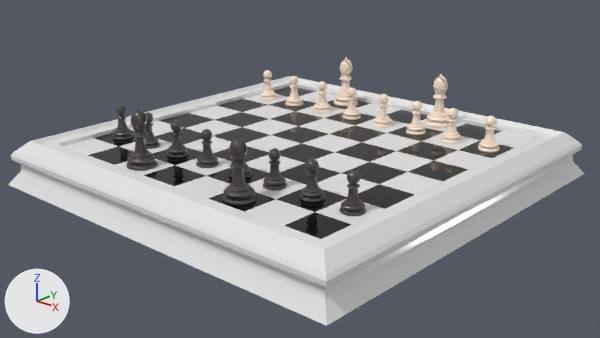
Two versions of the Blender file Chess Set/Models/scene_v003.blend, one commit apart.
Camera for both pictures: the file's camera 'Camera'. Lighting does not change. The marker at lower left points along +X, +Y and +Z.

The scene before the commit, as lines of its bpy script (objects in view):
```python
mat_white_squares = principled_material('White Squares')
mat_white_squares.base_color = (0.8, 0.8, 0.8)  # white #e7e7e7
me_chess_board = bpy.data.meshes.new('Chess Board')
me_chess_board.from_pydata(...)  # 144 vertices, 64 faces; spans x -0.24..0.24, y -0.24..0.24, z 0.0
# faces by material slot: [32, 32]
me_chess_board.materials.append(mat_black_square)  # black #222222
me_chess_board.materials.append(mat_white_squares)  # white #e7e7e7
me_cylinder_002 = bpy.data.meshes.new('Cylinder.002')
me_cylinder_002.from_pydata(...)  # 992 vertices, 978 faces; spans x -0.015..0.015, y -0.015..0.015, z 0.0..0.0479
me_cylinder_002.materials.append(mat_black_pieces)  # black #39342f
me_plane = bpy.data.meshes.new('Plane')
me_plane.from_pydata(...)  # 52 vertices, 50 faces; spans x -0.291..0.291, y -0.291..0.291, z -0.044..0.02
me_plane.materials.append(mat_wood)  # its picture is missing
ob_chess_board = bpy.data.objects.new('Chess Board', me_chess_board)
ob_chess_board.location = (0.0, 0.0, 0.0)
ob_pawn_001 = bpy.data.objects.new('Pawn.001', me_cylinder_002)
ob_pawn_001.parent = ob_black
ob_pawn_001.matrix_parent_inverse = Matrix(((1.0, 0.0, 0.0, 0.0), (0.0, 1.0, 0.0, 0.18), (0.0, 0.0, 1.0, 0.0), (0.0, 0.0, 0.0, 1.0)))
ob_pawn_001.location = (0.21, -0.15, 0.0)
_m = ob_pawn_001.modifiers.new('Array', 'ARRAY')
_m.count = 8
_m.constant_offset_displace = (0.0, 0.0, 0.0)
_m.relative_offset_displace = (-2.0, 0.0, 0.0)
ob_wooden_board = bpy.data.objects.new('Wooden Board', me_plane)
ob_wooden_board.location = (0.0, 0.0, -0.01)
# also in view: 'Bishop' at (0.0, 0.21, 0.039); 'Bishop.001' at (0.0, -0.21, 0.039); 'Pawn' at (0.0, 0.15, 0.024)
```
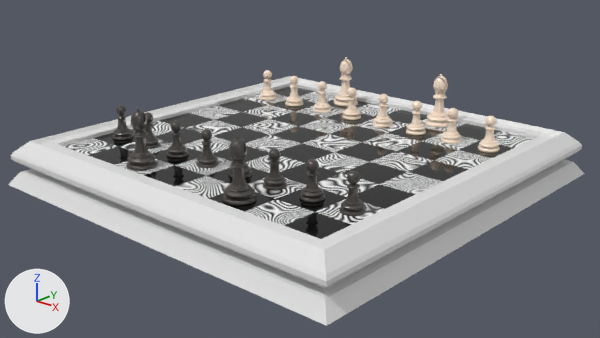
Commit message: Chess Set Complete!

Where the change shows, as pixel boxes [x1, y1, x2, y2] in the pictures (600 x 338 px; the box of a moved part takes in the faces that stretch with it):
'Chess Board', surface changed (white to grey)
    both: [63, 91, 534, 227]
part 1 of me_plane, moved or reshaped
    before: [18, 155, 573, 299]
    after: [21, 160, 573, 299]

Diff of the bpy script that builds the scene:
```diff
--- a/Chess Set/Models/scene_v003.blend.py
+++ b/Chess Set/Models/scene_v003.blend.py
@@ mat_white_squares @@
 n1 = _N.new('ShaderNodeBsdfPrincipled'); n1.name = 'Principled BSDF'
 n1.subsurface_method = 'BURLEY'
+n2 = _N.new('ShaderNodeTexCoord'); n2.name = 'Texture Coordinate'
+n3 = _N.new('ShaderNodeTexWave'); n3.name = 'Wave Texture'
+n3.bands_direction = 'DIAGONAL'
+n3.rings_direction = 'SPHERICAL'
+n3.inputs[1].default_value = 6.0  # 'Scale'
+n3.inputs[2].default_value = 200.0  # 'Distortion'
+n3.inputs[6].default_value = 1.571  # 'Phase Offset'
 _L.new(n1.outputs[0], n0.inputs[0])  # 'BSDF' to 'Surface'
+_L.new(n2.outputs[3], n3.inputs[0])  # 'Object' to 'Vector'
+_L.new(n3.outputs[0], n1.inputs[0])  # 'Color' to 'Base Color'
+_L.new(n3.outputs[1], n1.inputs[2])  # 'Factor' to 'Roughness'
@@ me_plane @@
 me_plane.from_pydata(...)  # 52 vertices, 50 faces; spans x -0.291..0.291, y -0.291..0.291, z -0.044..0.02
 # used by ob_wooden_board; location = (0.0, 0.0, -0.01)
-me_plane.vertices[20].co = (0.276, -0.276, -0.014)  # pixel (325, 288)
-me_plane.vertices[21].co = (-0.276, -0.276, -0.014)  # pixel (20, 164)
-me_plane.vertices[22].co = (-0.276, 0.276, -0.014)
-me_plane.vertices[23].co = (0.276, 0.276, -0.014)  # pixel (572, 154)
-me_plane.vertices[40].co = (0.277, -0.277, -0.021)  # pixel (325, 295)
-me_plane.vertices[43].co = (-0.277, -0.277, -0.021)  # pixel (20, 169)
-me_plane.vertices[44].co = (-0.277, 0.277, -0.021)
-me_plane.vertices[47].co = (0.277, 0.277, -0.021)  # pixel (572, 159)
+# me_plane part 1
+me_plane.vertices[20].co = (0.259, -0.259, -0.012)
+me_plane.vertices[21].co = (-0.259, -0.259, -0.012)
+me_plane.vertices[22].co = (-0.259, 0.259, -0.012)
+me_plane.vertices[23].co = (0.259, 0.259, -0.012)
+me_plane.vertices[40].co = (0.26, -0.26, -0.019)
+me_plane.vertices[43].co = (-0.26, -0.26, -0.019)
+me_plane.vertices[44].co = (-0.26, 0.26, -0.019)
+me_plane.vertices[47].co = (0.26, 0.26, -0.019)
 me_plane.materials.append(mat_wood)
```
